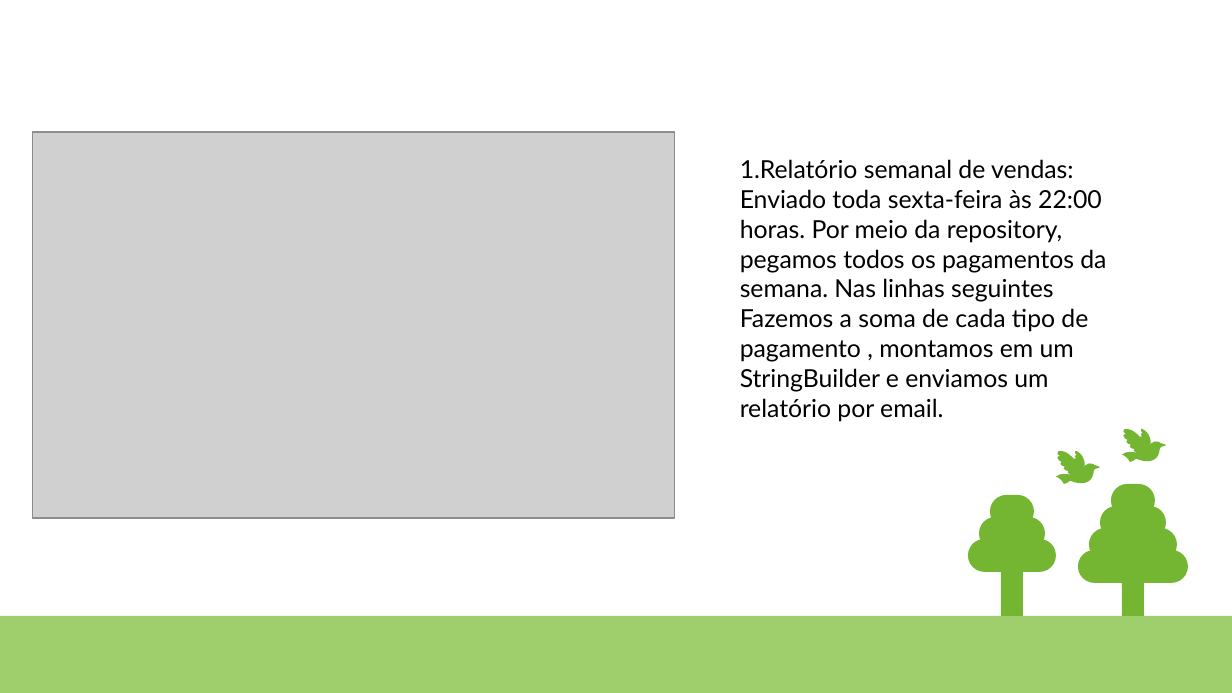
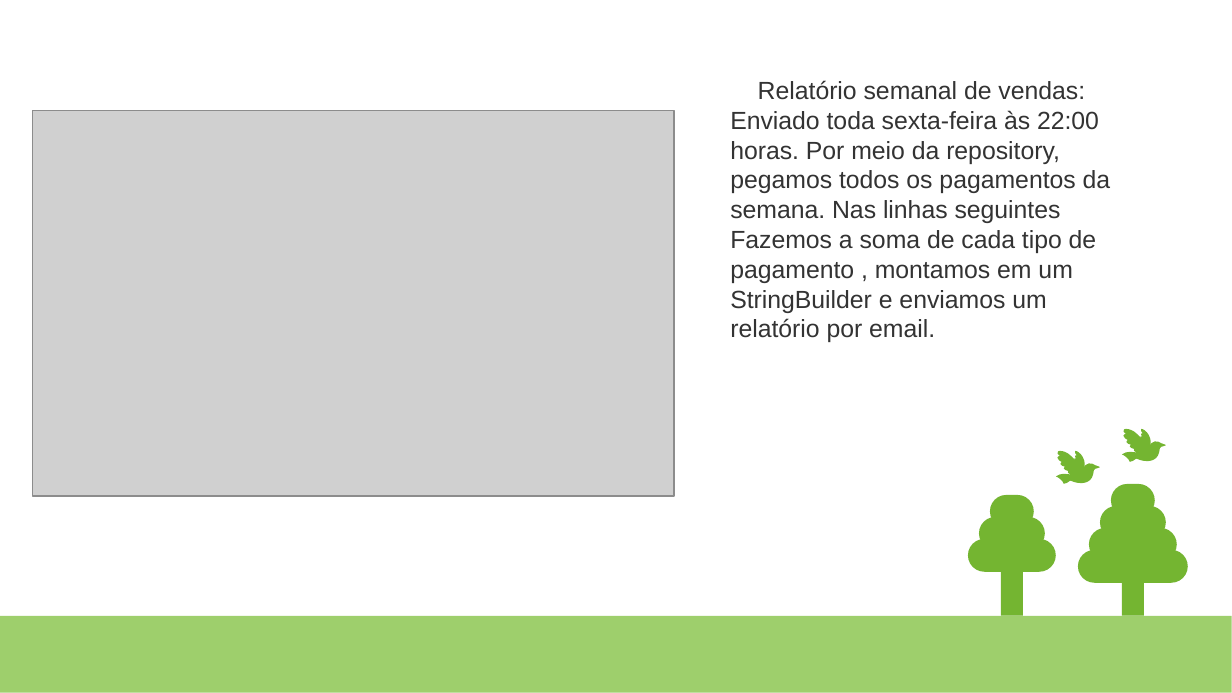
Before and after one commit to Felipe-Noguez/trabalho-final-spring, a slide deck: slide 5 of Apresentacao Pokestore - Kafka.pptx. Drawn at 1232x693 pixels with LibreOffice and Linux fonts; fonts in the diff are those of the drawing; grey boxes stand for pictures. Boxes give left, top, right and bottom in pixels: in the first picture for what was removed or moved away, otherwise in the second. Text is boxed around its words. In the diff, an @@ line names an element or a change of style, - is before the commit and + after.

```diff
--- a/Apresentacao Pokestore - Kafka.pptx
+++ b/Apresentacao Pokestore - Kafka.pptx
@@ text "Relatório semanal de vendas: Enviado ...": place and size @@
-text "Relatório semanal de vendas: Enviado ..." at [740, 159, 1106, 422]
+text "Relatório semanal de vendas: Enviado ..." at [730, 80, 1111, 342]
@@ text "Relatório semanal de vendas: Enviado ..." at [730, 80, 1111, 342]: font Lato to Arial, text colour #000000 to #333333, highlight #000000 to none; bullet 1. to none @@
@@ picture: place and size @@
-picture at [32, 132, 674, 518]
+picture at [32, 111, 674, 496]
@@ freeform shape removed at [0, 616, 1232, 693] @@
@@ rectangle added at [0, 616, 1232, 693], fill #9ECF6C @@
```
Also in this commit, not shown: 7 other slides changed.
